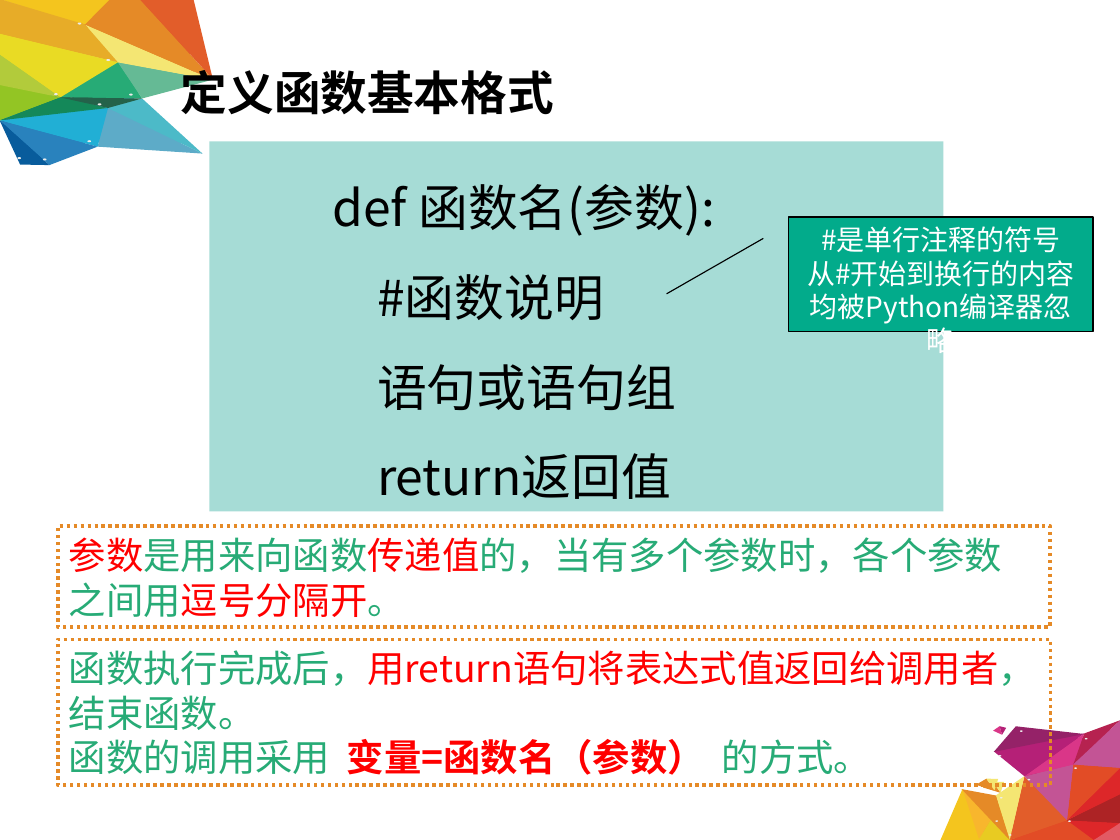
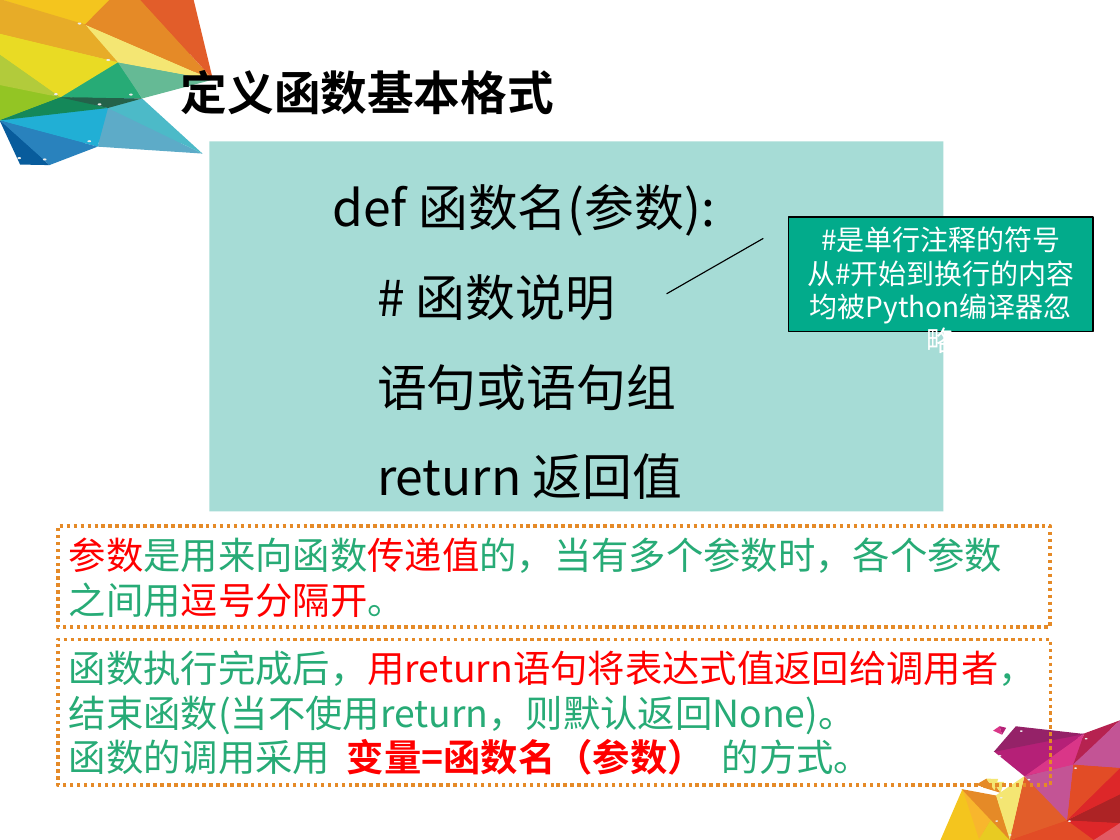
Before and after one commit to hongm32/2020design, a slide deck: slide 7 of 【第07课】2.4可以复用的代码/【第07课】2.4可以复用的代码.ppt. Drawn at 1120x840 pixels with LibreOffice and Linux fonts; fonts in the diff are those of the drawing. Boxes give left, top, right and bottom in pixels: in the first picture for what was removed or moved away, otherwise in the second. Text is boxed around its words. In the diff, an @@ line names an element or a change of style, - is before the commit and + after.

```diff
--- a/【第07课】2.4可以复用的代码/【第07课】2.4可以复用的代码.ppt
+++ b/【第07课】2.4可以复用的代码/【第07课】2.4可以复用的代码.ppt
@@ text in rectangle at (416,274,615,320): spaces changed @@
-    #函数说明
+    # 函数说明
@@ text in rectangle at (377,453,682,499): spaces changed @@
-    return返回值
+    return 返回值
@@ text in rectangle at (69,650,1036,734): text changed; text colour #FF0000 to #27AB76 @@
-函数执行完成后，用return语句将表达式值返回给调用者，结束函数。
+函数执行完成后，用return语句将表达式值返回给调用者，结束函数(当不使用return，则默认返回None)。
```
Also in this commit, not shown: 5 other slides changed, 1 slide added, 1 slide removed, 3 other files.
